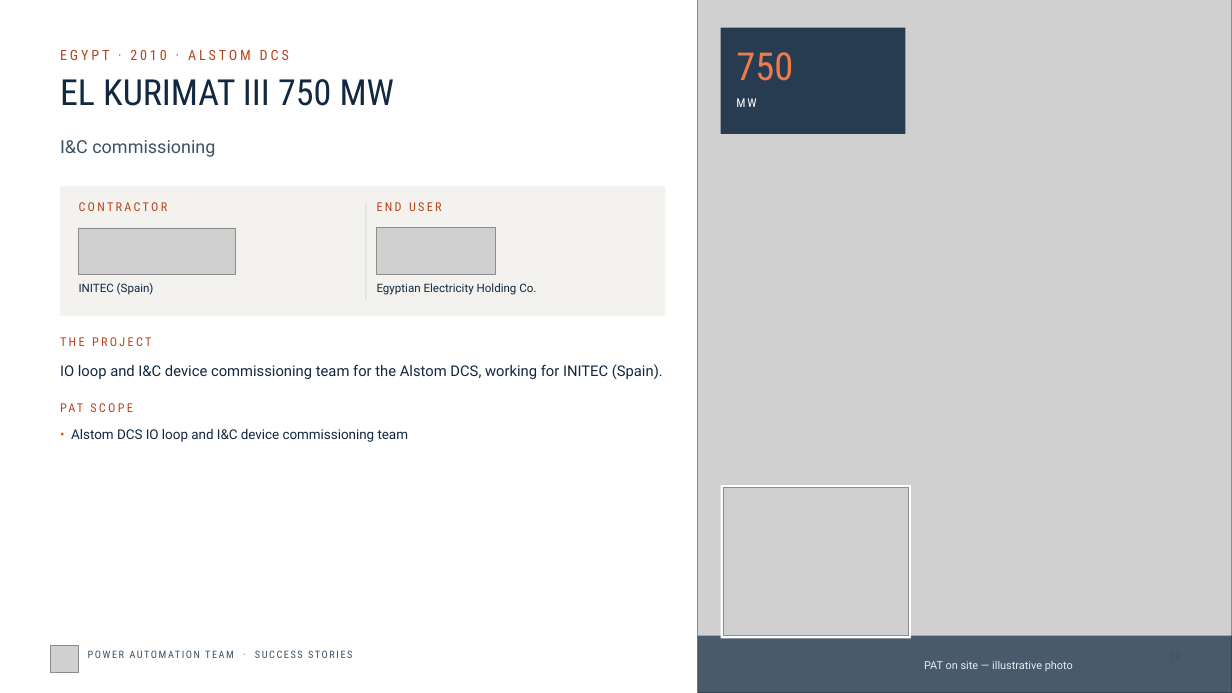
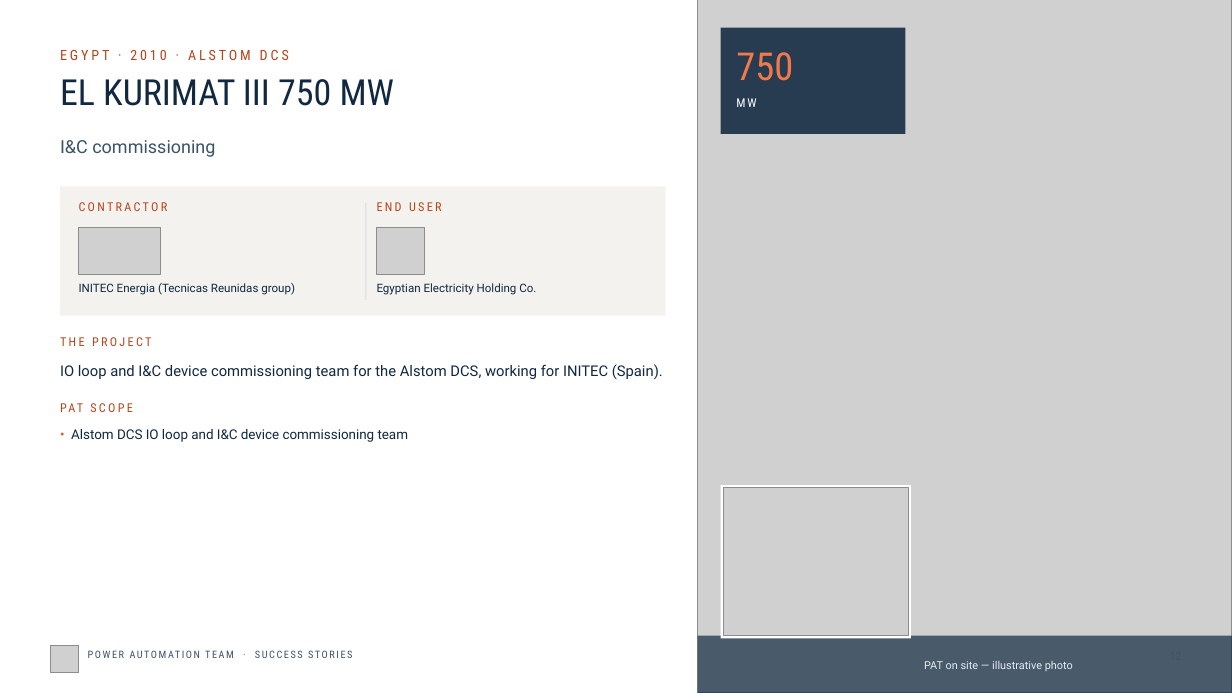
Before and after one commit to aldiwan883-spec/pat-dcs, a slide deck: slide 12 of presentation/success-stories/out/PAT-success-stories.pptx. Drawn at 1232x693 pixels with LibreOffice and Linux fonts; fonts in the diff are those of the drawing; grey boxes stand for pictures. Boxes give left, top, right and bottom in pixels: in the first picture for what was removed or moved away, otherwise in the second. Text is boxed around its words. In the diff, an @@ line names an element or a change of style, - is before the commit and + after.

```diff
--- a/presentation/success-stories/out/PAT-success-stories.pptx
+++ b/presentation/success-stories/out/PAT-success-stories.pptx
@@ picture: place and size @@
-picture at [79, 228, 236, 274]
+picture at [79, 228, 160, 274]
@@ picture: place and size @@
-picture at [377, 228, 496, 274]
+picture at [377, 228, 425, 274]
@@ text at [79, 283, 295, 295]: text changed @@
-INITEC (Spain)
+INITEC Energia (Tecnicas Reunidas group)
```
Also in this commit, not shown: 25 other slides changed, 44 other files.
